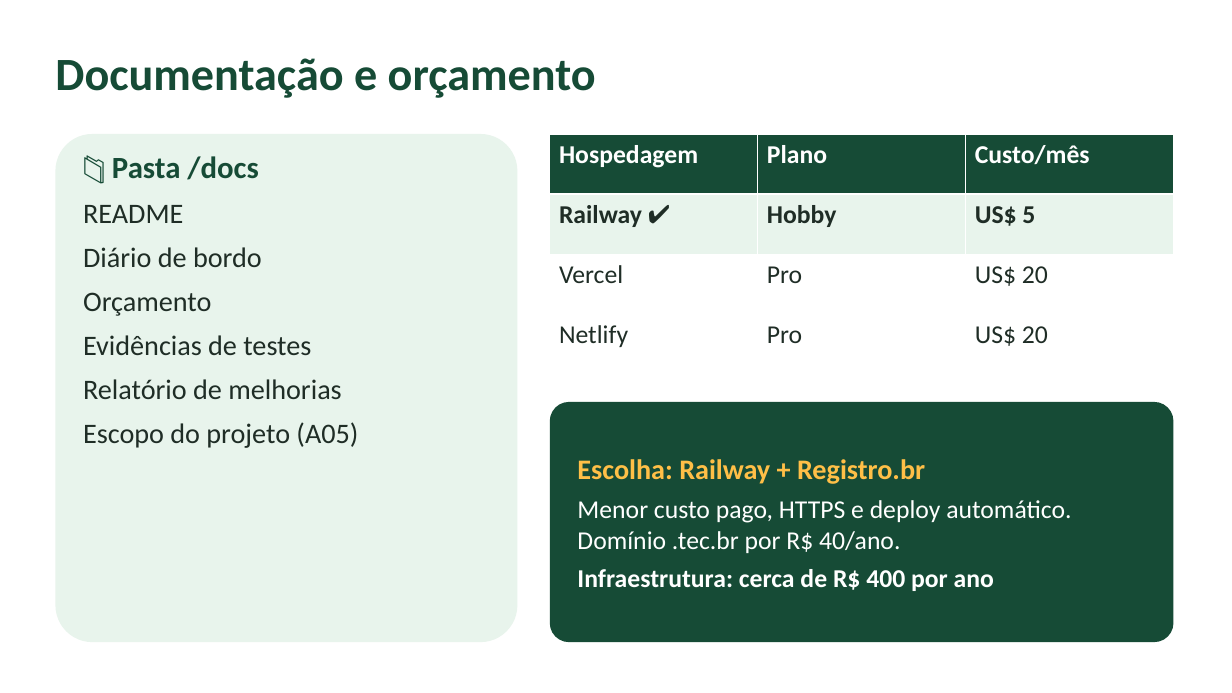
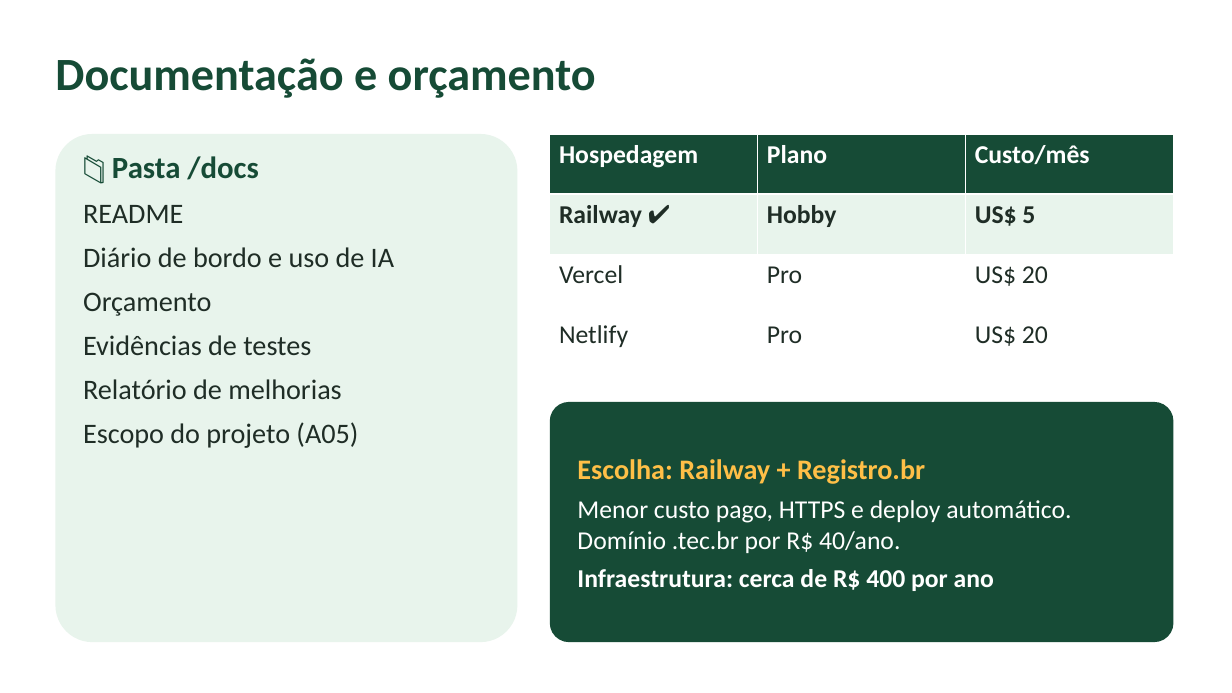
Before and after one commit to JeehSilphis/EcoLogica-Solucoes-, a slide deck: slide 12 of docs/Apresentacao-Final-EcoLogica.pptx. Drawn at 1232x693 pixels with LibreOffice and Linux fonts; fonts in the diff are those of the drawing; background and template pictures are left out. Boxes give left, top, right and bottom in pixels: in the first picture for what was removed or moved away, otherwise in the second. Text is boxed around its words. In the diff, an @@ line names an element or a change of style, - is before the commit and + after.

Commit message:
Apresentação: vídeo do YouTube, mensagem mínima, uso de IA e Aula 10 no cronograma (slides 9, 12 e 13)

```diff
--- a/docs/Apresentacao-Final-EcoLogica.pptx
+++ b/docs/Apresentacao-Final-EcoLogica.pptx
@@ text at (x1=83, y1=247, x2=394, y2=267): text changed @@
-Diário de bordo
+Diário de bordo e uso de IA
```
Also in this commit, not shown: 2 other slides changed, 1 other file.
